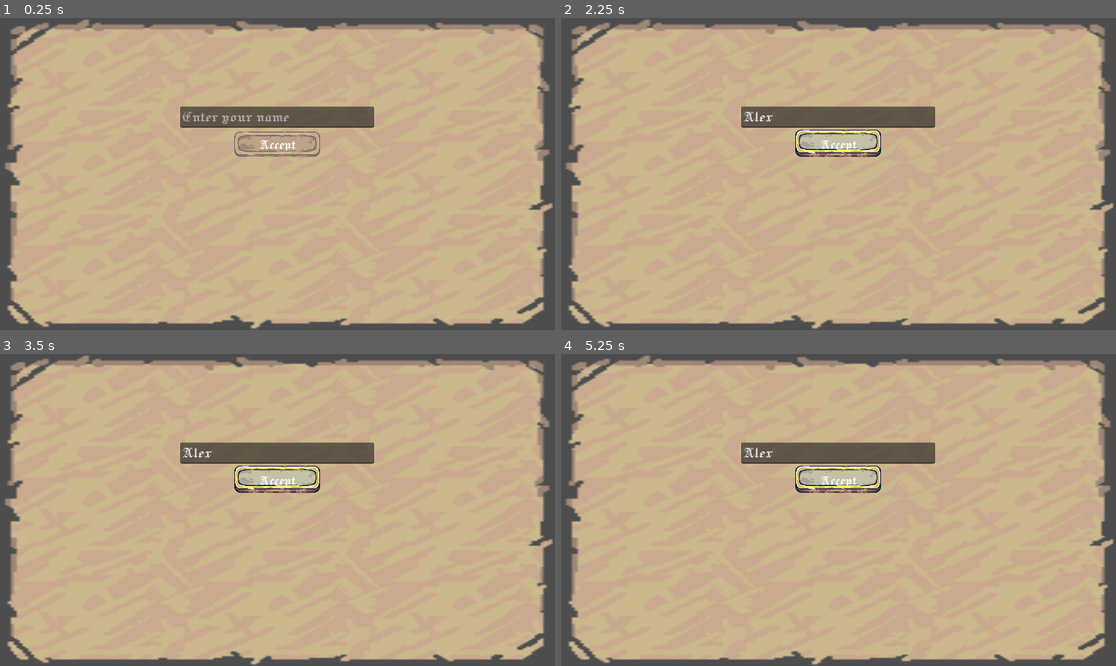
Above: before the commit, frames 1-4 (two rows, left to right).
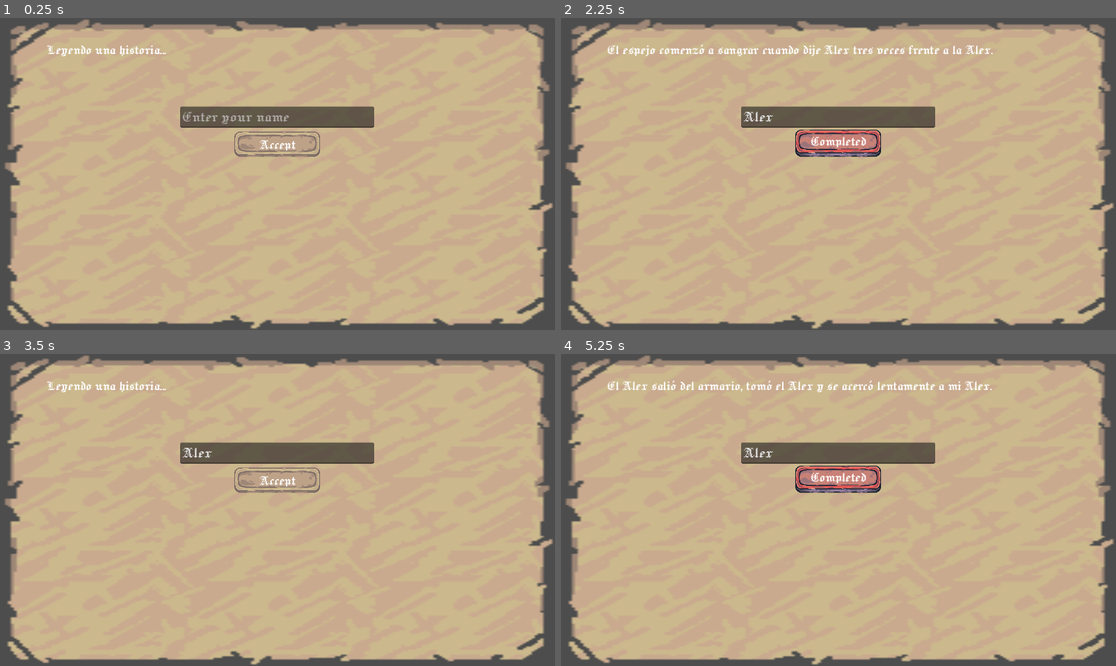
Above: after the commit, the same moments.

Repository: dunkelheitEXE/Empire
Game: Godot game, scene res://control.tscn
Two runs of this game, one before a commit and one after it. Both use one fixed random seed, a clock stepped at 60 frames per second and the inputs below. The project has no main scene, so this scene is started directly.
Inputs (mouse positions are in pixels of both pictures, inside the frame that each line leads up to):
- Up to frame 1 (0.25 s): no input
- Up to frame 2 (2.25 s): click (838, 117) at 0.52 s; type "Alex" at 0.6 s; click "Accept" at 1.25 s; click "Accept" at 2 s
- Up to frame 3 (3.5 s): click (277, 481) at 2.75 s, where only the run after the commit has a clickable "Completed"
- Up to frame 4 (5.25 s): click "Accept" at 3.5 s; tap Enter at 4.25 s; tap Space at 5 s

The runs differ from the first frame. In frame 1, 0.2% of the frame differs, in the area x 8-30%, y 8-13%; in frame 2, 1.8%; in frame 3, 1.4%; in frame 4, 1.8%, in the area x 8-78%, y 8-45%.

Commit message:
Code: Faride's Game finished

Diff:
--- a/Intro.gd
+++ b/Intro.gd
@@ -1,16 +1,91 @@
 extends Control
 
-var historias = [
-	"Cuando la nación del _palabra_ se levante, las llanuras del este caeran",
-	"Tomando _palabra_, ahora va al oeste"
+var historias_terror = [
+	"Una noche oscura, escuché un _ detrás de la puerta.",
+	"El espejo comenzó a sangrar cuando dije _ tres veces frente a la _.",
+	"El _ salió del armario, tomó el _ y se acercó lentamente a mi _.",
+	"Desperté en un ataúd, con _ en la mano, rodeado por _, sin recordar mi _ ni cómo llegué a _.",
+	"Cada medianoche, el _ aparece en el pasillo, gritando el nombre de _, arrastrando un _, con los ojos llenos de _ y una _ torcida.",
+	"Cuando abrí el libro prohibido, invocamos sin querer a un _ que poseyó a _, cerró todas las _, rompió el _, gritó desde el _ y escribió nuestro destino con _."
 ]
+
+var completed = []
 
 @onready var lineEdit = $VBoxContainer/LineEdit
 @onready var button = $VBoxContainer/Button
+@onready var storyLabel = $story
+@onready var acceptButton = $VBoxContainer/accept
+@onready var newGame = $VBoxContainer/newgame
+
+var story = ""
 
 func _ready() -> void:
-	button.pressed.connect(_get_text)
+	acceptButton.visible = false
+	button.pressed.connect(_set_text)
+	acceptButton.pressed.connect(_set_story)
+	newGame.pressed.connect(_restart)
+	_set_story()
 
-func _get_text():
+var story_to_return
+func _set_story() -> void:
+	storyLabel.text = "Leyendo una historia..."
+	button.visible = true
+	acceptButton.visible = false
+	newGame.visible = false
+	story_to_return = historias_terror.pick_random()
+	for i in completed:
+		if i == story_to_return:
+			_set_story()
+			break
+		else: continue
+	story = story_to_return
+
+func _get_text() -> String:
 	var texto = lineEdit.text
-	print("Texto: ", texto)
+	return texto
+
+func _set_text():
+	var word = _get_text()
+	var phrase = String(story)
+	var newPhrase = ""
+	var status = false
+	for i in phrase:
+		if i == "_":
+			if status == true:
+				newPhrase = newPhrase + i
+			else:
+				newPhrase = newPhrase + word
+				status = true
+		else:
+			newPhrase = newPhrase + i
+			continue
+	story = newPhrase
+	_verify()
+
+func _verify():
+	var status = false
+	for i in String(story):
+		if i == "_":
+			status = true
+			break
+		else:
+			continue
+
+	if !status:
+		_to_change_story()
+
+func _to_change_story():
+	if completed.size() >= 5:
+		storyLabel.text = story + "\nHas Completado "
+		newGame.visible = true
+		button.visible = false
+		acceptButton.visible = false
+	else:
+		completed.append(story_to_return)
+		storyLabel.text = story
+		acceptButton.visible = true
+		button.visible = false
+
+func _restart():
+	completed = []
+	_set_story()
--- a/control.tscn
+++ b/control.tscn
@@ -6,6 +6,9 @@
 [ext_resource type="Texture2D" uid="uid://4l5a5xsrx2q" path="res://assets/UI/Buttons/Button_Disable_3Slides.png" id="3_kbped"]
 [ext_resource type="Texture2D" uid="uid://5ln66il0frfu" path="res://assets/UI/Buttons/Button_Red_3Slides_Pressed.png" id="4_fj5cn"]
 [ext_resource type="Texture2D" uid="uid://cpvj2vw0ss8rk" path="res://assets/UI/Buttons/Button_Hover_3Slides.png" id="5_iy58a"]
+[ext_resource type="Texture2D" uid="uid://d31j3tledji0o" path="res://assets/UI/Buttons/Button_Red_3Slides.png" id="7_6a6wx"]
+[ext_resource type="Texture2D" uid="uid://qylfg313m3d4" path="res://assets/UI/Buttons/Button_Blue_3Slides_Pressed.png" id="8_sky72"]
+[ext_resource type="Texture2D" uid="uid://ctcugediku7vy" path="res://assets/UI/Buttons/Button_Blue_3Slides.png" id="9_sky72"]
 
 [node name="Intro" type="Control"]
 layout_mode = 3
@@ -26,6 +29,21 @@
 grow_vertical = 2
 texture = ExtResource("1_0fbet")
 
+[node name="story" type="Label" parent="."]
+layout_mode = 1
+anchors_preset = 5
+anchor_left = 0.5
+anchor_right = 0.5
+offset_left = -479.0
+offset_top = 52.0
+offset_right = 504.0
+offset_bottom = 159.0
+grow_horizontal = 2
+theme_override_fonts/font = ExtResource("2_62e2m")
+theme_override_font_sizes/font_size = 30
+text = "Story"
+autowrap_mode = 2
+
 [node name="VBoxContainer" type="VBoxContainer" parent="."]
 layout_mode = 1
 anchors_preset = 8
@@ -42,6 +60,7 @@
 
 [node name="LineEdit" type="LineEdit" parent="VBoxContainer"]
 layout_mode = 2
+size_flags_vertical = 4
 theme_override_fonts/font = ExtResource("2_62e2m")
 theme_override_font_sizes/font_size = 35
 placeholder_text = "Enter your name"
@@ -69,3 +88,51 @@
 theme_override_fonts/font = ExtResource("2_62e2m")
 theme_override_font_sizes/font_size = 30
 text = "Accept"
+
+[node name="accept" type="TextureButton" parent="VBoxContainer"]
+layout_mode = 2
+size_flags_horizontal = 4
+size_flags_vertical = 4
+texture_normal = ExtResource("7_6a6wx")
+texture_pressed = ExtResource("8_sky72")
+texture_hover = ExtResource("4_fj5cn")
+
+[node name="Label" type="Label" parent="VBoxContainer/accept"]
+layout_mode = 1
+anchors_preset = 8
+anchor_left = 0.5
+anchor_top = 0.5
+anchor_right = 0.5
+anchor_bottom = 0.5
+offset_left = -57.0
+offset_top = -22.5
+offset_right = 57.0
+offset_bottom = 8.5
+grow_horizontal = 2
+grow_vertical = 2
+theme_override_fonts/font = ExtResource("2_62e2m")
+theme_override_font_sizes/font_size = 30
+text = "Completed"
+
+[node name="newgame" type="TextureButton" parent="VBoxContainer"]
+layout_mode = 2
+size_flags_horizontal = 4
+texture_normal = ExtResource("9_sky72")
+texture_pressed = ExtResource("8_sky72")
+
+[node name="Label" type="Label" parent="VBoxContainer/newgame"]
+layout_mode = 1
+anchors_preset = 8
+anchor_left = 0.5
+anchor_top = 0.5
+anchor_right = 0.5
+anchor_bottom = 0.5
+offset_left = -60.0
+offset_top = -22.5
+offset_right = 61.0
+offset_bottom = 11.5
+grow_horizontal = 2
+grow_vertical = 2
+theme_override_fonts/font = ExtResource("2_62e2m")
+theme_override_font_sizes/font_size = 30
+text = "New Game"
--- a/project.godot
+++ b/project.godot
@@ -10,7 +10,7 @@
 
 [application]
 
-config/name="Nuevo Proyecto de Juego"
+config/name="Empire"
 config/features=PackedStringArray("4.4", "GL Compatibility")
 config/icon="res://icon.svg"
 
Not shown: 1 places in control.tscn that only renumber resources
Not shown, added: export_presets.cfg
